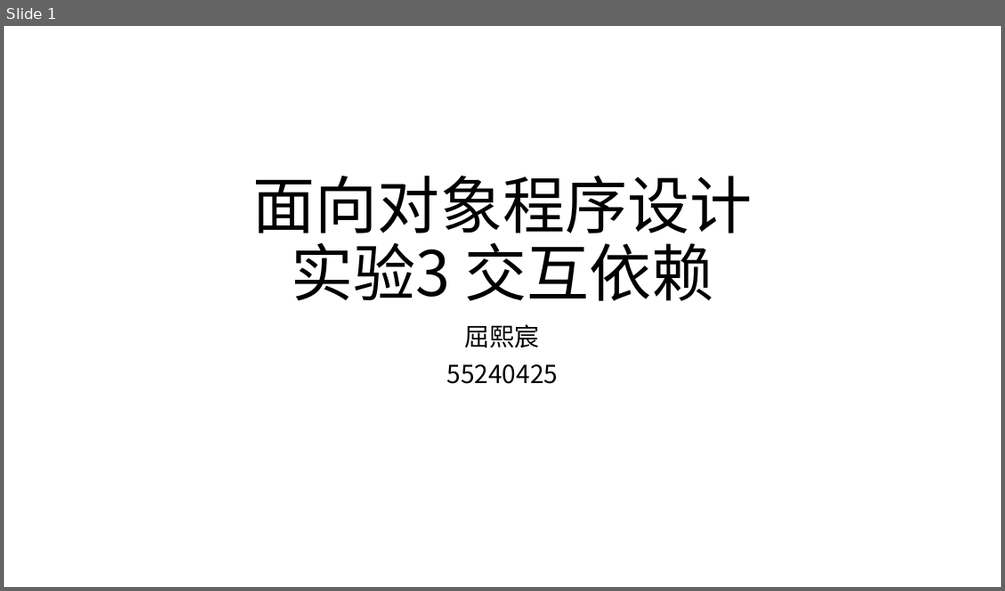
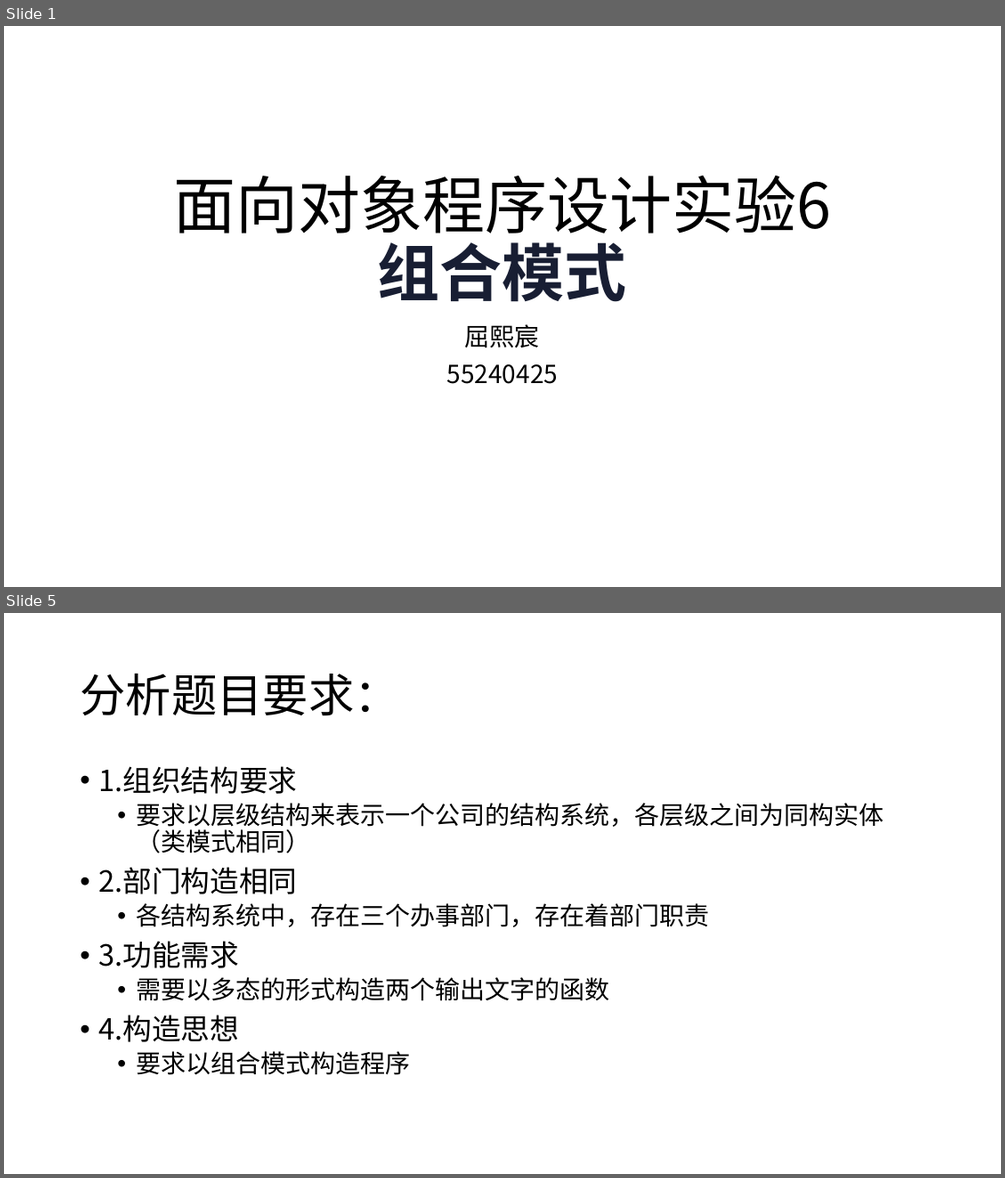
Before and after one commit to AshIgnis/JLU_OOP_Assignments, a slide deck: test03/lib/面向对象程序设计.pptx. Shown one above the other, each under a label of ours: slide 1 before the commit, slides 1 and 5 after it; the slides between them are not shown. The pictures are 1005x591 and 1005x1178 pixels, drawn with LibreOffice and Linux fonts; fonts in the diff are those of the drawing. Boxes give left, top, right and bottom in pixels: in the first picture for what was removed or moved away, otherwise in the second. Text is boxed around its words. In the diff, an @@ line names an element or a change of style, - is before the commit and + after.

```diff
--- a/test03/lib/面向对象程序设计.pptx
+++ b/test03/lib/面向对象程序设计.pptx
@@ slide 5 added at box(4, 613, 1001, 1174), background #FFFFFF @@
@@ title added at box(80, 674, 399, 716), 44 pt, text #000000 @@
+分析题目要求：
@@ text added at box(98, 766, 883, 1075), 24 pt, text #000000 @@
+• 1.组织结构要求
+  • 要求以层级结构来表示一个公司的结构系统，各层级之间为同构实体（类模式相同）
+• 2.部门构造相同
+  • 各结构系统中，存在三个办事部门，存在着部门职责
+• 3.功能需求
+  • 需要以多态的形式构造两个输出文字的函数
+• 4.构造思想
+  • 要求以组合模式构造程序
@@ slide 1 changed as well @@
@@ title at box(174, 176, 832, 302): text changed @@
-面向对象程序设计
-实验3 交互依赖
+面向对象程序设计实验6
+组合模式
```
Also in this commit, not shown: 3 other slides changed, 8 other slides added, 10 slides removed, 47 other files.
